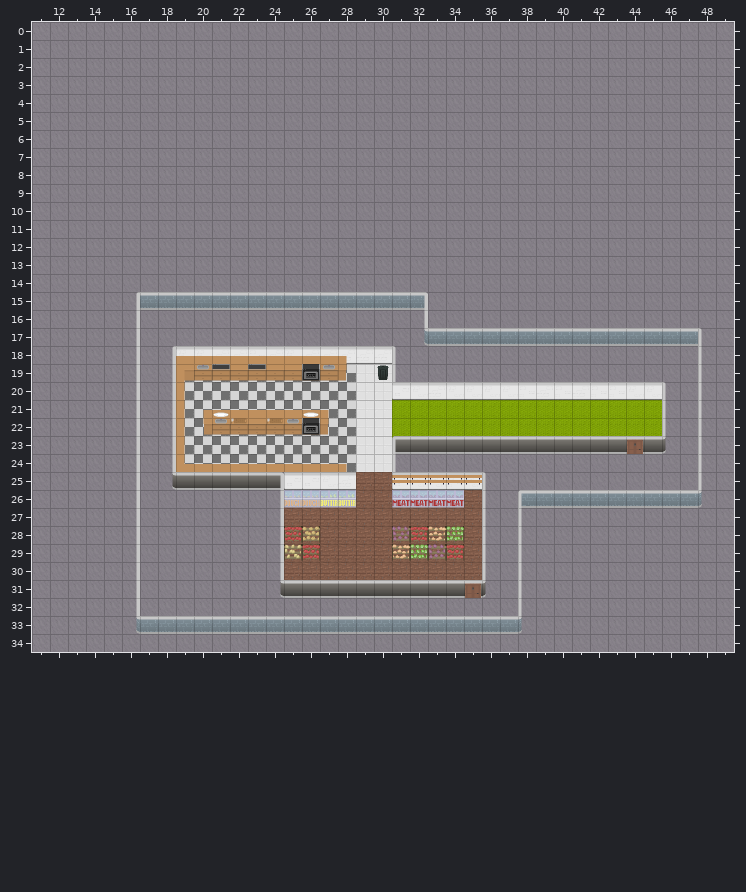
Tiled map -- tests/bin/main/v2/map.tmx. Above is the file before it was changed.
Cells are 32x32 px. Shown: x 11..49, y 0..34.
After:
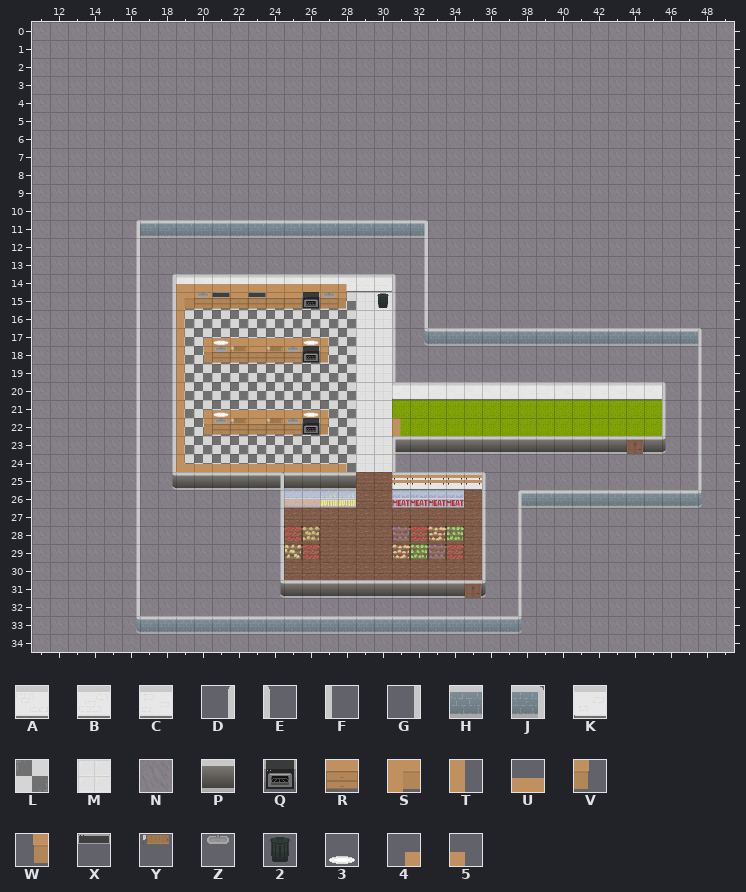
Key: from "background": A 0, B 1, C 2, D 3, E 4, F 9, G 10, H 11, J 13, K 15, L 18, M 24, N 26, P 28; from "objects": Q 0, R 6, S 8, T 9, U 13, V 14, W 15, X 16, Y 19, Z 20, 2 24, 3 33 flipped up-down, 4 34, 5 35.
_ is an empty cell, # one hidden under a higher layer.
The edit:
Layer "floor":
y 14: x 19..30 NNNNNNNNNNNN -> ############
y 15: x 19..30 ############ -> LLLLLLLLLLMM
y 16..17: x 19..30 NNNNNNNNNNNN -> LLLLLLLLLLMM
y 18: x 19..28 ########## -> LLLLLLLLLL
Layer "wall_f":
y 11: x 16..32 _________________ -> DHHHHHHHHHHHHHHHJ
y 12..14: x 16 _ -> G; x 32 _ -> G
y 15: x 17..32 HHHHHHHHHHHHHHHJ -> _______________G
y 25: x 25..28 ____ -> PPPP
Layer "wall_b":
y 14: x 18..31 ______________ -> DAABBCBABBBBBE
y 15..17: x 18 _ -> G; x 31 _ -> F
y 18: x 19..30 AABBCBABBBBB -> ____________
y 25: x 25..28 KKAB -> ____
Layer "countertop":
y 14: x 19..28 __________ -> UUUUUUUUU5
y 15: x 19..27 _________ -> SRRRRRRRR
y 16..17: x 19 _ -> T
y 18: x 19..28 UUUUUUUUU5 -> TWRRRRRRV_
y 19: x 19..27 SRRRRRRRR -> T________
Layer "countertop_f":
y 17: x 20..27 ________ -> 4UUUUUU5
y 22: x 31 _ -> T
Layer "station":
y 15: x 20..21 __ -> ZX; x 23 _ -> X; x 26..28 ___ -> QZV; x 30 _ -> 2
y 18: x 21..22 __ -> ZY; x 24..26 ___ -> YZQ
y 19: x 20..21 ZX -> __; x 23 X -> _; x 26..28 QZV -> ___; x 30 2 -> _
Layer "station_f":
y 17: x 21 _ -> 3; x 26 _ -> 3
Where, in picture pixels (left, top, right, bottom), the same in both pictures:
changed: (136, 220, 428, 381)
added: (392, 418, 401, 436)
changed: (284, 475, 356, 490)
